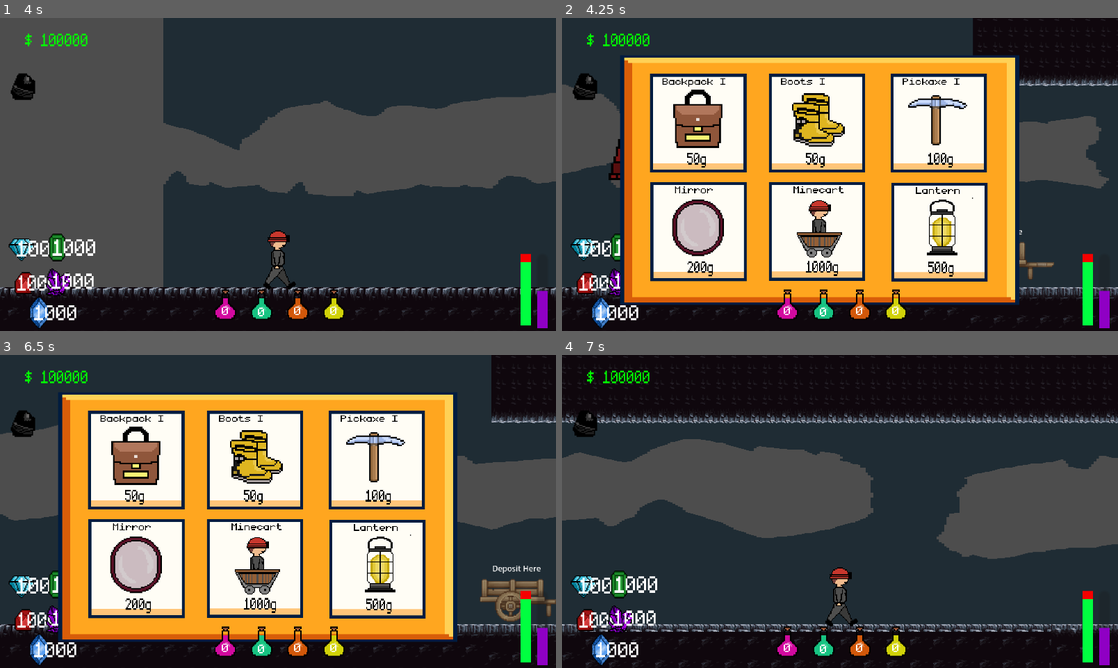
Above: before the commit, frames 1-4 (two rows, left to right).
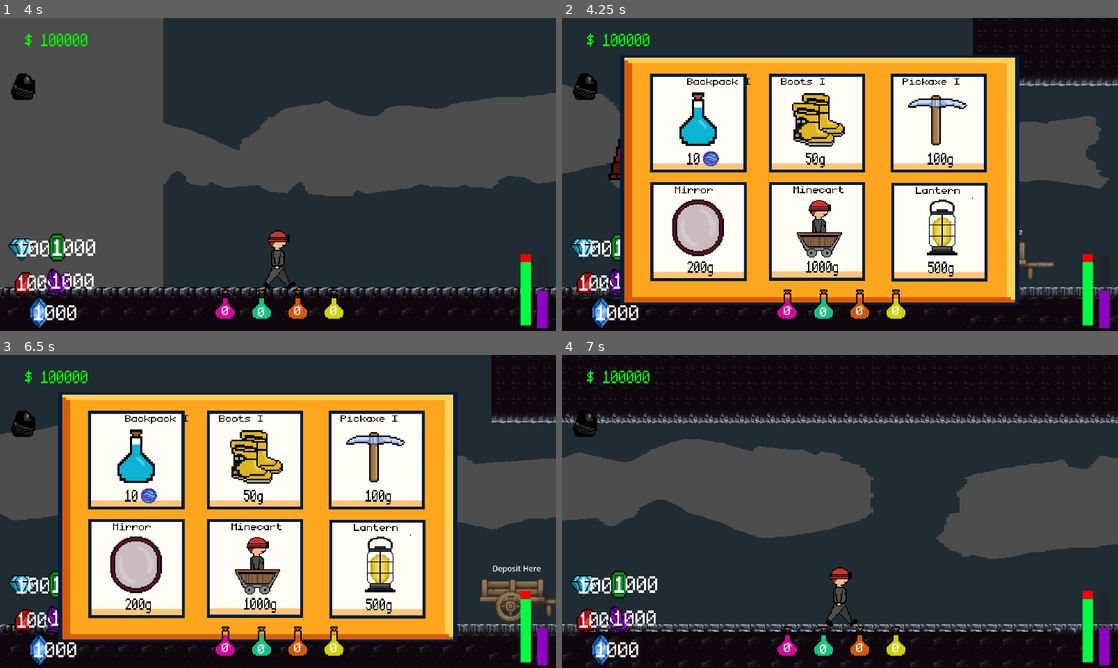
Above: after the commit, the same moments.

Repository: Jrees98/Pirate_Jam_15
Game: Godot game, scene res://Scenes/main.tscn
Same seed, same stepped clock (60 frames per second), same inputs: the game is played once before the commit and once after it. The project has no main scene, so this scene is started directly.
Inputs (mouse positions are in pixels of both pictures, inside the frame that each line leads up to):
- Up to frame 1 (4 s): click (227, 312) at 0.5 s; click (261, 312) at 1.25 s; click (333, 312) at 2 s; click (300, 312) at 2.75 s; tap Enter at 3.5 s; move the mouse to (400, 158) at 3.52 s; hold D (move_right) from 3.53 s (still down); hold G (god_mode) from 3.53 s (still down)
- Up to frame 2 (4.25 s): keep holding D (move_right); keep holding G (god_mode)
- Up to frame 3 (6.5 s): release D (move_right) at 4.25 s; release G (god_mode) at 4.25 s; click "Backpack I" at 4.25 s; tap Space at 5 s; move the mouse to (166, 527) at 5.02 s; hold A (move_left) 5.03-5.78 s; tap E (interact) at 5.1 s; move the mouse to (333, 442) at 5.77 s; hold D (move_right) from 5.78 s (still down); hold M (minecart) from 5.78 s (still down)
- Up to frame 4 (7 s): keep holding D (move_right); move the mouse to (812, 574) at 6.52 s; release M (minecart) at 6.53 s; tap G (god_mode) at 6.6 s

Frame 1 is identical in both runs. In frame 2, 1.7% of the frame differs, in the area x 18-34%, y 19-48%; in frame 3, 1.7%; in frame 4, nothing differs.
Error in both runs: Attempt to call function 'show' in base 'null instance' on a null instance. (res://Scripts/mining_node.gd:24)

Commit message:
add cure to store

Diff:
--- a/Scenes/alchemist.gd
+++ b/Scenes/alchemist.gd
@@ -225,7 +225,7 @@
 	reload_table()
 
 
-### cOMBINE BUTTON ###
+### COMBINE BUTTON ###
 func _on_combine_button_pressed():
 	var potion := ""
 	combination = slot_1_gem + " " + slot_2_gem + " " + slot_3_gem
--- a/Scenes/shop.tscn
+++ b/Scenes/shop.tscn
@@ -1,11 +1,13 @@
-[gd_scene load_steps=23 format=3 uid="uid://ot2mpv1d6pvq"]
+[gd_scene load_steps=25 format=3 uid="uid://ot2mpv1d6pvq"]
 
 [ext_resource type="Texture2D" uid="uid://bdta6gtirqse" path="res://Assets/Shop.png" id="1_72fx0"]
 [ext_resource type="Script" path="res://Scenes/shop.gd" id="1_qoqpp"]
 [ext_resource type="Texture2D" uid="uid://dpwqtlwwx40im" path="res://Assets/UI_Flat_Frame_02_Standard.png" id="3_7fnxc"]
 [ext_resource type="Texture2D" uid="uid://25x7b7jx8ybm" path="res://Assets/UI_Flat_Textfield_01.png" id="4_4b0lm"]
 [ext_resource type="Texture2D" uid="uid://dfso8pcd2fm5q" path="res://Assets/UI_Flat_Select_01a2.png" id="5_yl5sc"]
+[ext_resource type="Texture2D" uid="uid://dapy1kgvmfcq1" path="res://Assets/Pots.png" id="6_4v245"]
 [ext_resource type="Texture2D" uid="uid://46wyfoxca4u0" path="res://Assets/backpack.png" id="6_ctawk"]
+[ext_resource type="Texture2D" uid="uid://hryl0q3e7hr6" path="res://Assets/opal.png" id="7_5ad7x"]
 [ext_resource type="FontFile" uid="uid://b2k23t8adqnf7" path="res://Assets/monogram.ttf" id="7_52eks"]
 [ext_resource type="Texture2D" uid="uid://bi3ea61u3w04i" path="res://Assets/boots.png" id="8_as0hq"]
 [ext_resource type="Texture2D" uid="uid://driu81yb24gq3" path="res://Assets/pickaxe.png" id="9_hfjce"]
@@ -93,33 +95,40 @@
 scale = Vector2(1.596, 1.74374)
 texture = ExtResource("5_yl5sc")
 
-[node name="BackpackSprite" type="Sprite2D" parent="CanvasLayer/Panel/Backpack1"]
-position = Vector2(3.86756, 3.64043)
-scale = Vector2(0.132733, 0.130656)
-texture = ExtResource("6_ctawk")
+[node name="CureSprite" type="Sprite2D" parent="CanvasLayer/Panel/Backpack1"]
+position = Vector2(3.8871, 4.00245)
+scale = Vector2(0.167394, 0.176432)
+texture = ExtResource("6_4v245")
+hframes = 5
+frame = 3
+
+[node name="opals" type="Sprite2D" parent="CanvasLayer/Panel/Backpack1/CureSprite"]
+position = Vector2(5.95119, 18.8097)
+scale = Vector2(0.0784576, 0.111299)
+texture = ExtResource("7_5ad7x")
 
 [node name="BackpackLabel" type="Label" parent="CanvasLayer/Panel/Backpack1"]
 layout_mode = 0
-offset_left = 0.588321
-offset_top = 0.356833
-offset_right = 72.5883
-offset_bottom = 23.3568
-scale = Vector2(0.0865994, 0.0799078)
-theme_override_colors/font_color = Color(0, 0, 0, 1)
-theme_override_fonts/font = ExtResource("7_52eks")
-theme_override_font_sizes/font_size = 16
-text = "Backpack I"
+offset_left = 2.55884
+offset_top = 0.382144
+offset_right = 74.5588
+offset_bottom = 23.3821
+scale = Vector2(0.0865994, 0.0799078)
+theme_override_colors/font_color = Color(0, 0, 0, 1)
+theme_override_fonts/font = ExtResource("7_52eks")
+theme_override_font_sizes/font_size = 16
+text = "Cure"
 
 [node name="BackpackPrice" type="Label" parent="CanvasLayer/Panel/Backpack1"]
 layout_mode = 0
 offset_left = 2.73464
-offset_top = 5.55115
+offset_top = 5.53103
 offset_right = 42.7346
-offset_bottom = 28.5511
-scale = Vector2(0.0896567, 0.137196)
-theme_override_colors/font_color = Color(0, 0, 0, 1)
-theme_override_fonts/font = ExtResource("7_52eks")
-text = "50g"
+offset_bottom = 28.531
+scale = Vector2(0.0896567, 0.137196)
+theme_override_colors/font_color = Color(0, 0, 0, 1)
+theme_override_fonts/font = ExtResource("7_52eks")
+text = "10"
 
 [node name="Boots" type="Button" parent="CanvasLayer/Panel"]
 layout_mode = 0
Binary file added: Assets/opal.png
Not shown, added: Assets/opal.png.import
